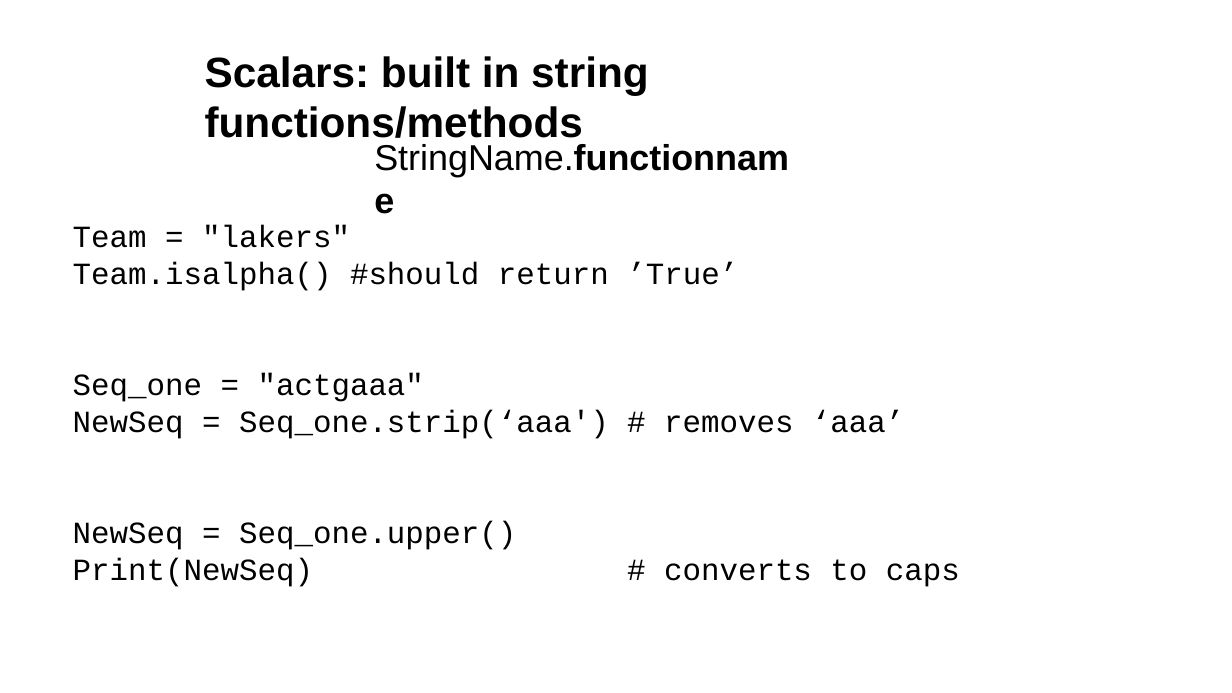
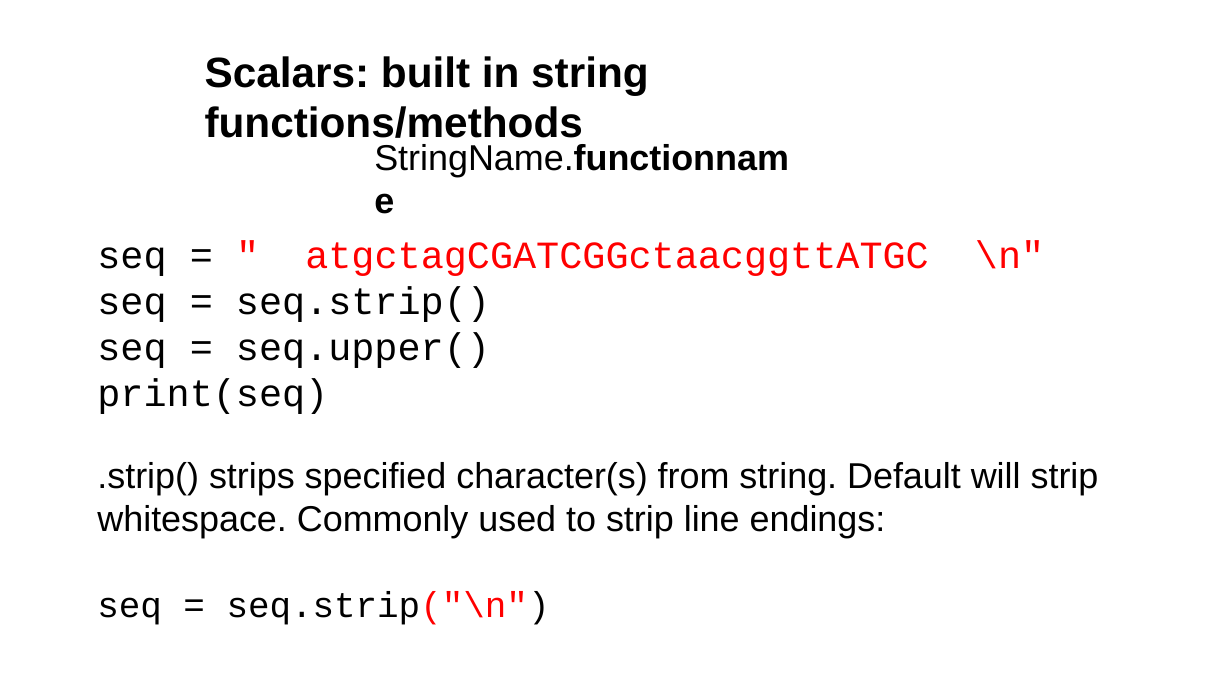
Before and after one commit to tparchman/F26_BIOL792, a slide deck: slide 7 of week6_pythonI/week6_python.pptx. Drawn at 1232x693 pixels with LibreOffice and Linux fonts; fonts in the diff are those of the drawing. Boxes give left, top, right and bottom in pixels: in the first picture for what was removed or moved away, otherwise in the second. Text is boxed around its words. In the diff, an @@ line names an element or a change of style, - is before the commit and + after.

```diff
--- a/week6_pythonI/week6_python.pptx
+++ b/week6_pythonI/week6_python.pptx
@@ text at [97, 242, 929, 414]: text changed; size 24 to 30 pt @@
-Team = "lakers"
-Team.isalpha() #should return ’True’
-Seq_one = "actgaaa"
-NewSeq = Seq_one.strip(‘aaa') # removes ‘aaa’
-NewSeq = Seq_one.upper()
-Print(NewSeq) # converts to caps
+seq = " atgctagCGATCGGctaacggttATGC \n"
+seq = seq.strip()
+seq = seq.upper()
+print(seq)
@@ text added at [97, 462, 1099, 625], 28 pt, text #000000 @@
+.strip() strips specified character(s) from string. Default will strip whitespace. Commonly used to strip line endings:
+seq = seq.strip("\n")
```
Also in this commit, not shown: 8 other slides changed, 5 slides added, 2 slides removed, 3 other files.
